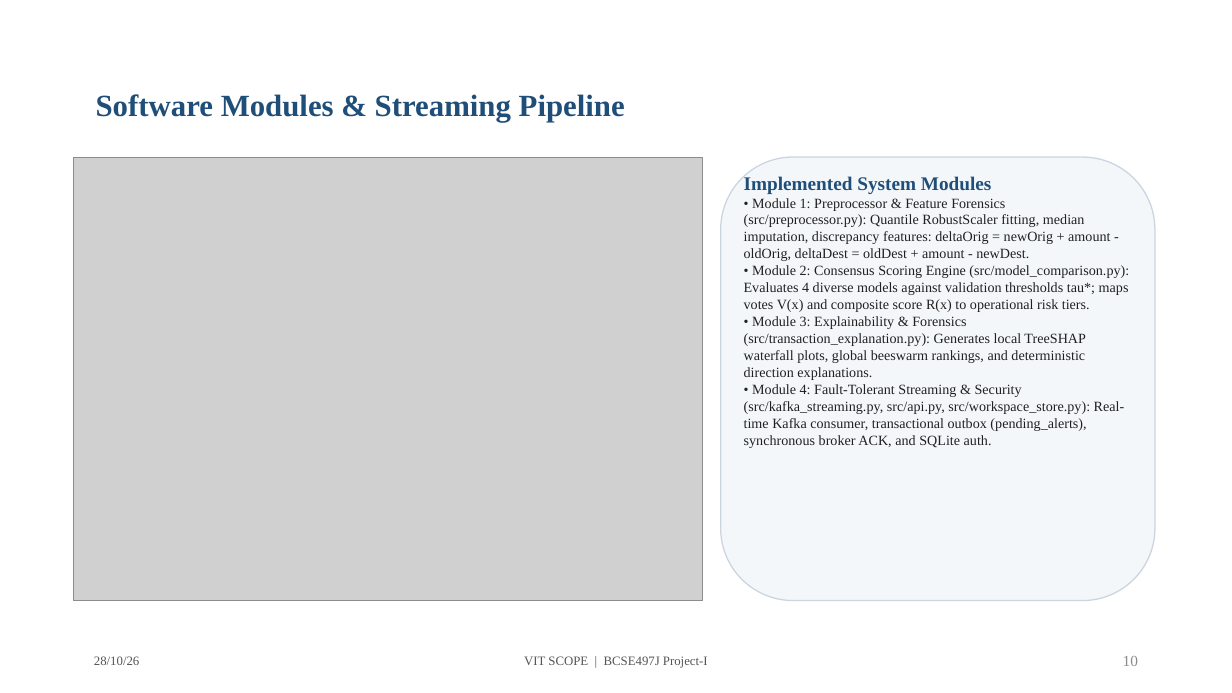
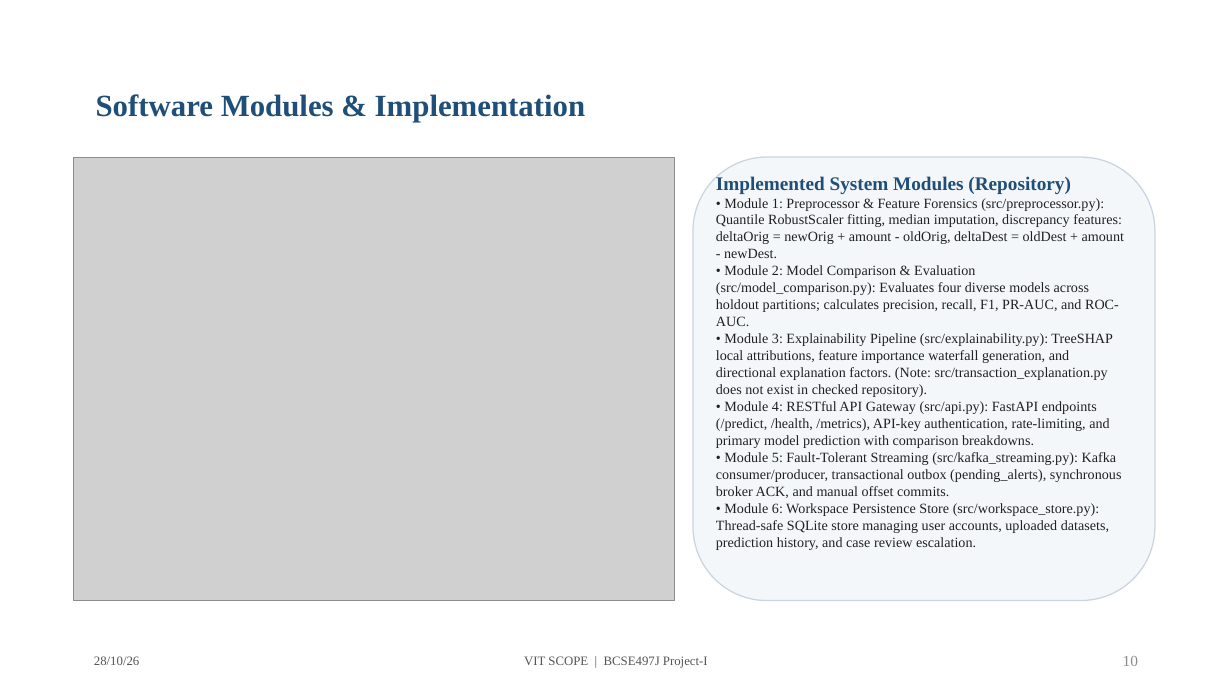
Before and after one commit to animeshlabh57-rgb/AI-Based-Financial-Fraud-Detection-System, a slide deck: slide 10 of docs/Review 3- 28-10- 2026 (1).pptx. Drawn at 1232x693 pixels with LibreOffice and Linux fonts; fonts in the diff are those of the drawing; grey boxes stand for pictures. Boxes give left, top, right and bottom in pixels: in the first picture for what was removed or moved away, otherwise in the second. Text is boxed around its words. In the diff, an @@ line names an element or a change of style, - is before the commit and + after.

Commit message:
Align Review 3 presentation with downloaded repository code and audit guidelines

```diff
--- a/docs/Review 3- 28-10- 2026 (1).pptx
+++ b/docs/Review 3- 28-10- 2026 (1).pptx
@@ title at (x1=96, y1=94, x2=585, y2=122): text changed @@
-Software Modules & Streaming Pipeline
+Software Modules & Implementation
@@ picture resized from (x1=74, y1=157, x2=702, y2=601) to (x1=74, y1=157, x2=675, y2=601) @@
@@ rounded rectangle resized from (x1=721, y1=157, x2=1155, y2=601) to (x1=693, y1=157, x2=1155, y2=601) @@
@@ text "Implemented System Modules (Repository)" moved from (x1=744, y1=175, x2=1129, y2=448) to (x1=716, y1=176, x2=1124, y2=550) @@
@@ text at (x1=716, y1=176, x2=1071, y2=194): text changed @@
-Implemented System Modules
+Implemented System Modules (Repository)
@@ text at (x1=716, y1=265, x2=1122, y2=550): text changed @@
-• Module 2: Consensus Scoring Engine (src/model_comparison.py): Evaluates 4 diverse models against validation thresholds tau*; maps votes V(x) and composite score R(x) to operational risk tiers.
-• Module 3: Explainability & Forensics (src/transaction_explanation.py): Generates local TreeSHAP waterfall plots, global beeswarm rankings, and deterministic direction explanations.
-• Module 4: Fault-Tolerant Streaming & Security (src/kafka_streaming.py, src/api.py, src/workspace_store.py): Real-time Kafka consumer, transactional outbox (pending_alerts), synchronous broker ACK, and SQLite auth.
+• Module 2: Model Comparison & Evaluation (src/model_comparison.py): Evaluates four diverse models across holdout partitions; calculates precision, recall, F1, PR-AUC, and ROC-AUC.
+• Module 3: Explainability Pipeline (src/explainability.py): TreeSHAP local attributions, feature importance waterfall generation, and directional explanation factors. (Note: src/transaction_explanation.py does not exist in checked repository).
+• Module 4: RESTful API Gateway (src/api.py): FastAPI endpoints (/predict, /health, /metrics), API-key authentication, rate-limiting, and primary model prediction with comparison breakdowns.
+• Module 5: Fault-Tolerant Streaming (src/kafka_streaming.py): Kafka consumer/producer, transactional outbox (pending_alerts), synchronous broker ACK, and manual offset commits.
+• Module 6: Workspace Persistence Store (src/workspace_store.py): Thread-safe SQLite store managing user accounts, uploaded datasets, prediction history, and case review escalation.
```
Also in this commit, not shown: 13 other slides changed, 4 slides added, 5 other files.
